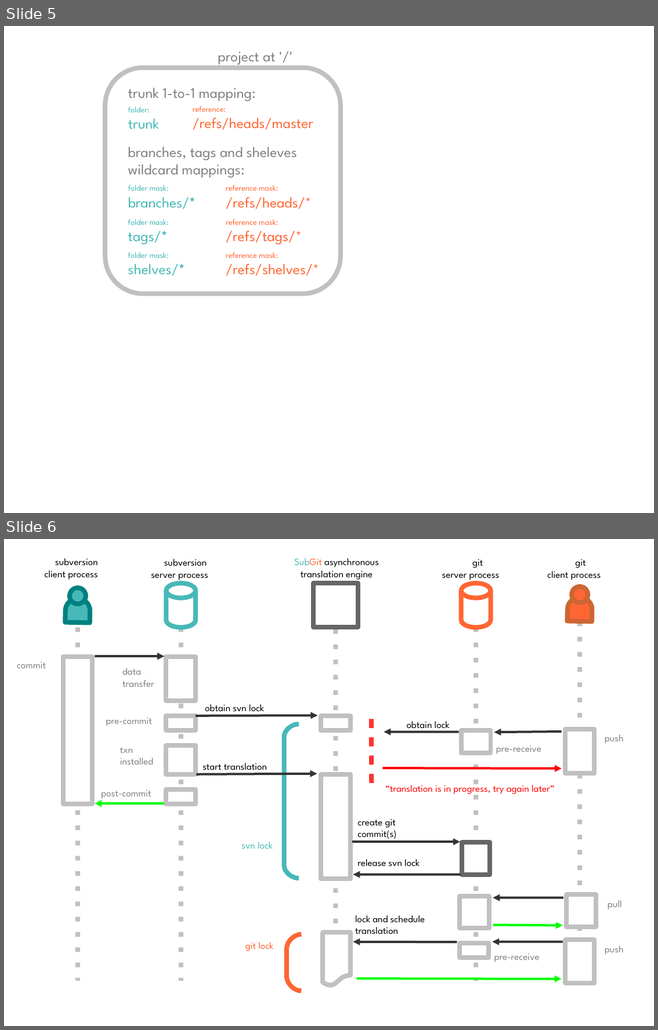
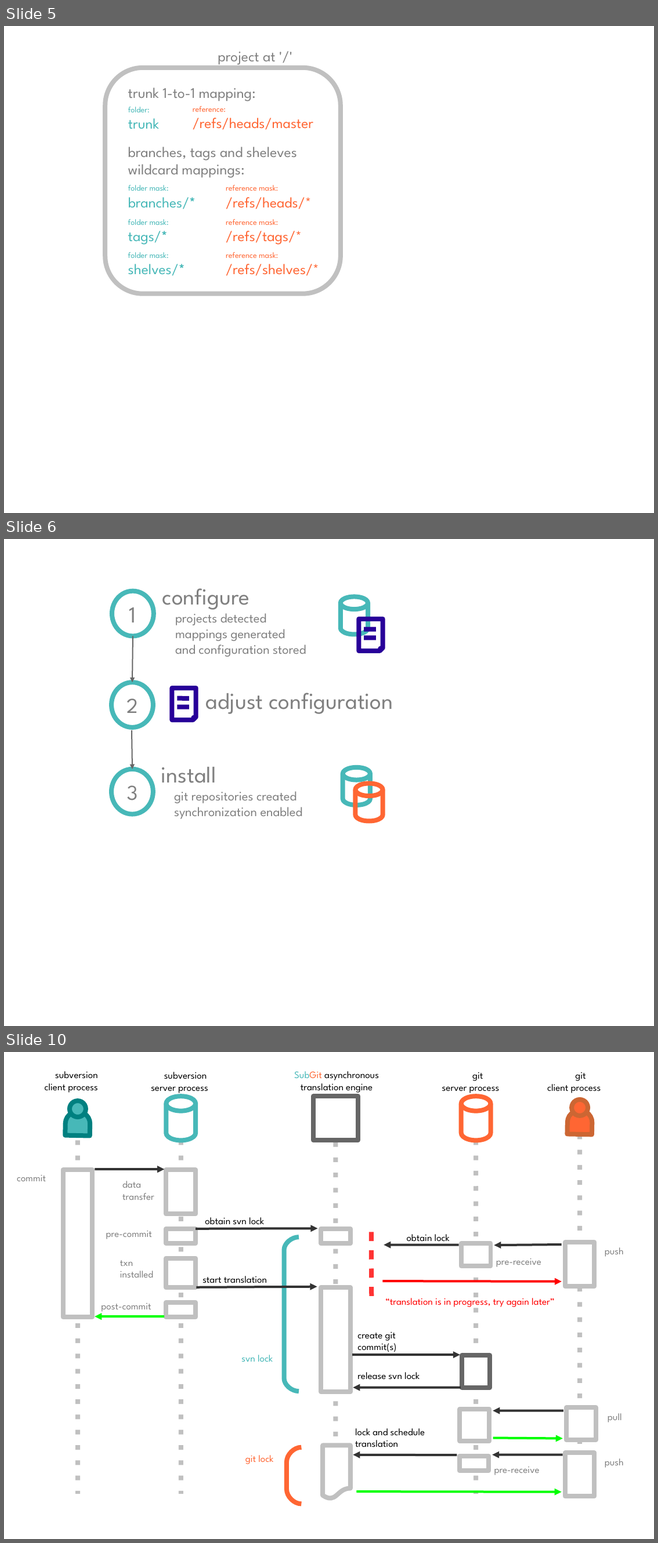
Before and after one commit to vs/subgit-book, a slide deck: subgit-book.odp. Shown one above the other, each under a label of ours: slides 5 and 6 before the commit, slides 5, 6 and 10 after it; the slides between them are not shown. The pictures are 658x1030 and 658x1543 pixels, drawn with LibreOffice and Linux fonts; fonts in the diff are those of the drawing. Boxes give left, top, right and bottom in pixels: in the first picture for what was removed or moved away, otherwise in the second. Text is boxed around its words. In the diff, an @@ line names an element or a change of style, - is before the commit and + after.

```diff
--- a/subgit-book.odp
+++ b/subgit-book.odp
@@ slide 6 added at bbox=[4, 539, 654, 1026], background #FFFFFF @@
@@ ellipse added at bbox=[112, 591, 154, 636], outline #47B8B8 5.67 pt, 28 pt, text #808080 @@
+1
@@ text added at bbox=[162, 588, 306, 657], 16 pt, text #808080 @@
+configure
+projects detected
+mappings generated
+and configuration stored
@@ arrow added from (133, 636) to (133, 682), #666666 1.42 pt @@
@@ group added at bbox=[340, 597, 383, 651]: 2 lines, 1 cylinder, 1 folded corner @@
@@ ellipse added at bbox=[111, 682, 153, 727], outline #47B8B8 5.67 pt, 26 pt, text #808080 @@
+2
@@ folded corner added at bbox=[172, 688, 196, 720], outline #280099 5.67 pt @@
@@ text added at bbox=[206, 693, 393, 714], 28 pt, text #808080 @@
+adjust configuration
@@ line added from (177, 698) to (189, 698), #280099 5.67 pt @@
@@ line added from (177, 707) to (189, 707), #280099 5.67 pt @@
@@ arrow added from (132, 730) to (133, 769), #666666 1.42 pt @@
@@ ellipse added at bbox=[111, 769, 153, 815], outline #47B8B8 5.67 pt, 26 pt, text #808080 @@
+3
@@ text added at bbox=[161, 767, 303, 819], 16 pt, text #808080 @@
+install
+git repositories created
+synchronization enabled
@@ cylinder added at bbox=[343, 768, 370, 805], outline #47B8B8 5.67 pt @@
@@ cylinder added at bbox=[355, 784, 382, 821], outline #FF6633 5.67 pt @@
@@ what was slide 6 is now slide 10 @@
```
Also in this commit, not shown: 3 other slides added, 5 other files.
